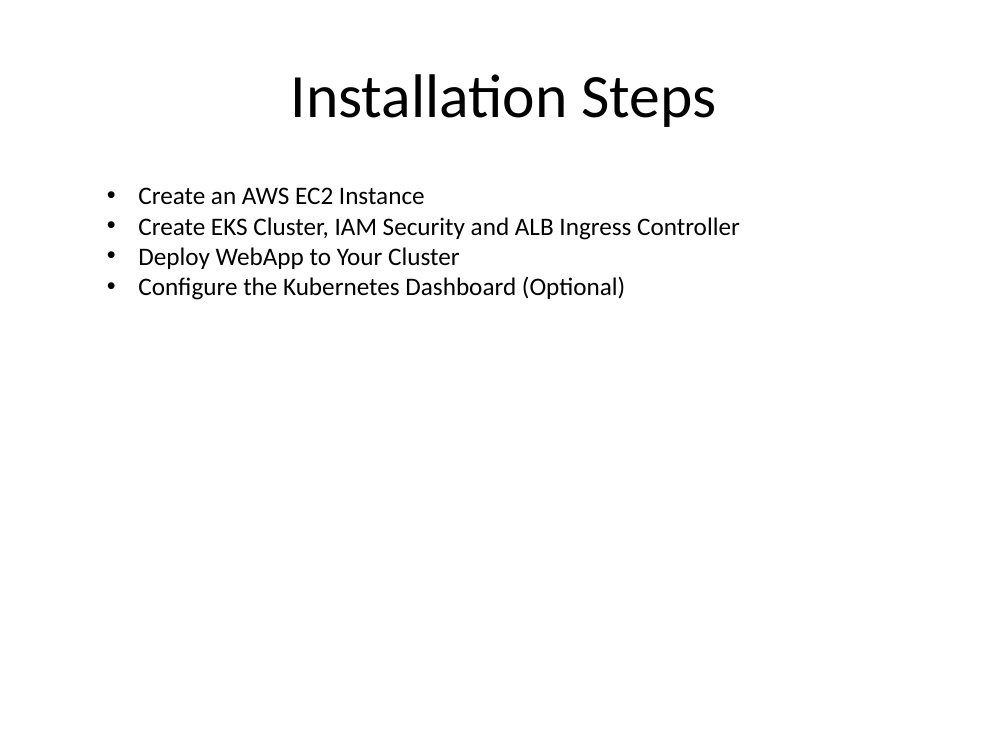
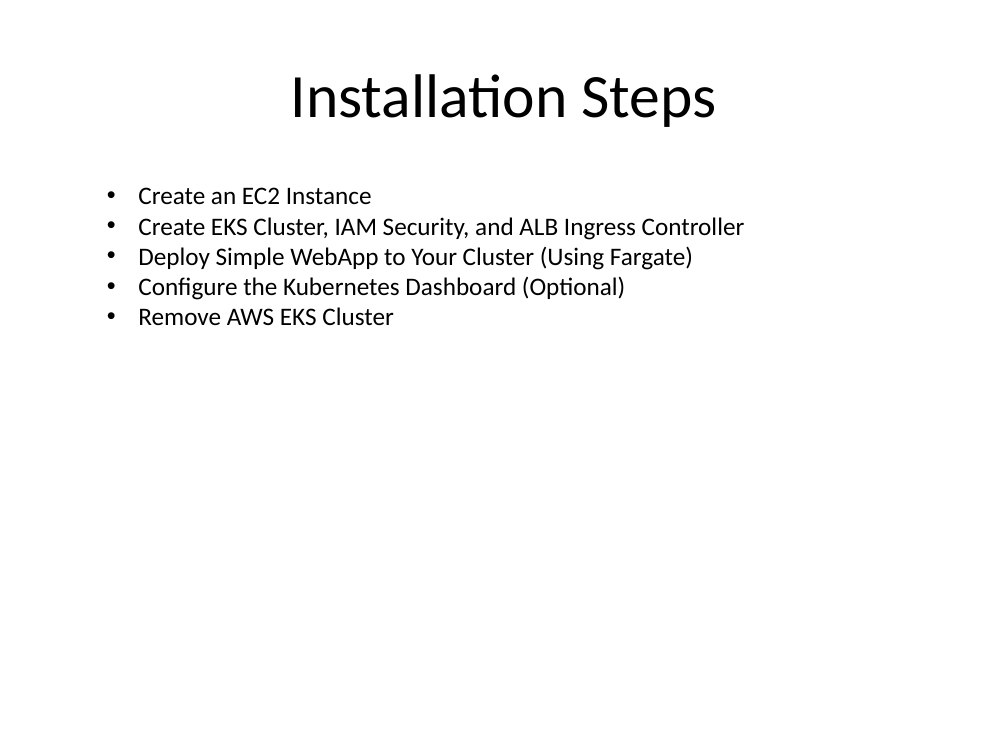
Before and after one commit to kskalvar/aws-eks-cluster-fargate-quickstart, a slide deck: slide 7 of slides/AWS-EKS-Cluster-Fargate-Quickstart.pptx (slide 8 before the commit). Drawn at 1008x756 pixels with LibreOffice and Linux fonts; fonts in the diff are those of the drawing; background and template pictures are left out. Boxes give left, top, right and bottom in pixels: in the first picture for what was removed or moved away, otherwise in the second. Text is boxed around its words. In the diff, an @@ line names an element or a change of style, - is before the commit and + after.

Commit message:
Update slides

```diff
--- a/slides/AWS-EKS-Cluster-Fargate-Quickstart.pptx
+++ b/slides/AWS-EKS-Cluster-Fargate-Quickstart.pptx
@@ text at (138,187,745,270): text changed @@
-• Create an AWS EC2 Instance
-• Create EKS Cluster, IAM Security and ALB Ingress Controller
-• Deploy WebApp to Your Cluster
+• Create an EC2 Instance
+• Create EKS Cluster, IAM Security, and ALB Ingress Controller
+• Deploy Simple WebApp to Your Cluster (Using Fargate)
@@ text at (138,307,393,326): paragraph added @@
+• Remove AWS EKS Cluster
```
Also in this commit, not shown: 3 other slides changed, 1 slide added, 2 slides removed.
